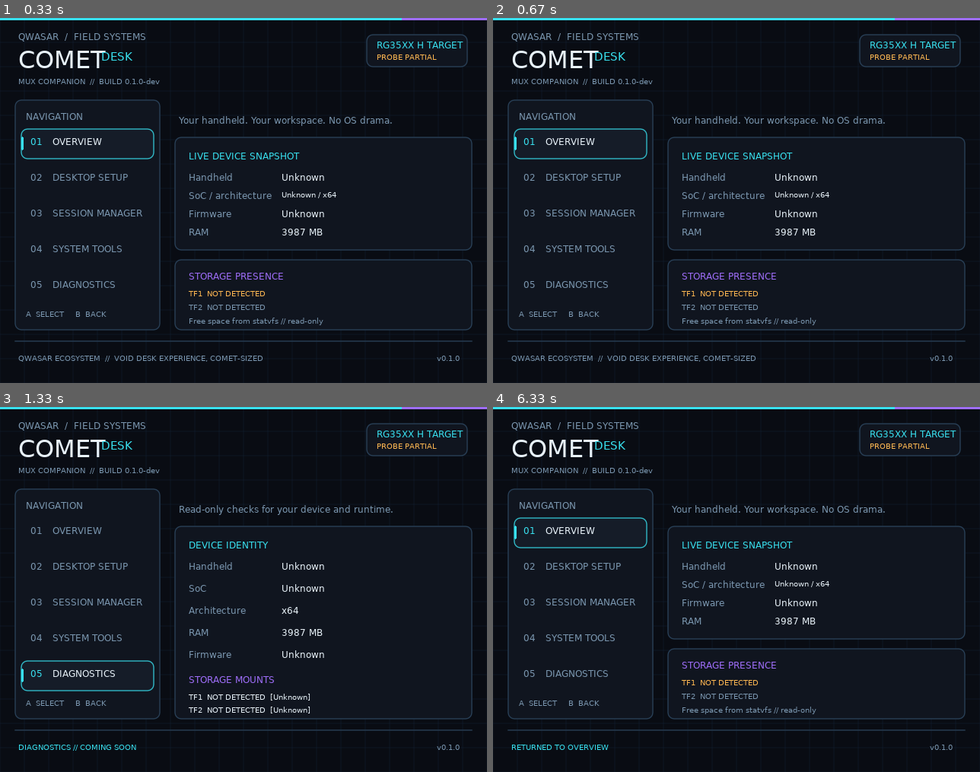
Above: before the commit, frames 1-4 (two rows, left to right).
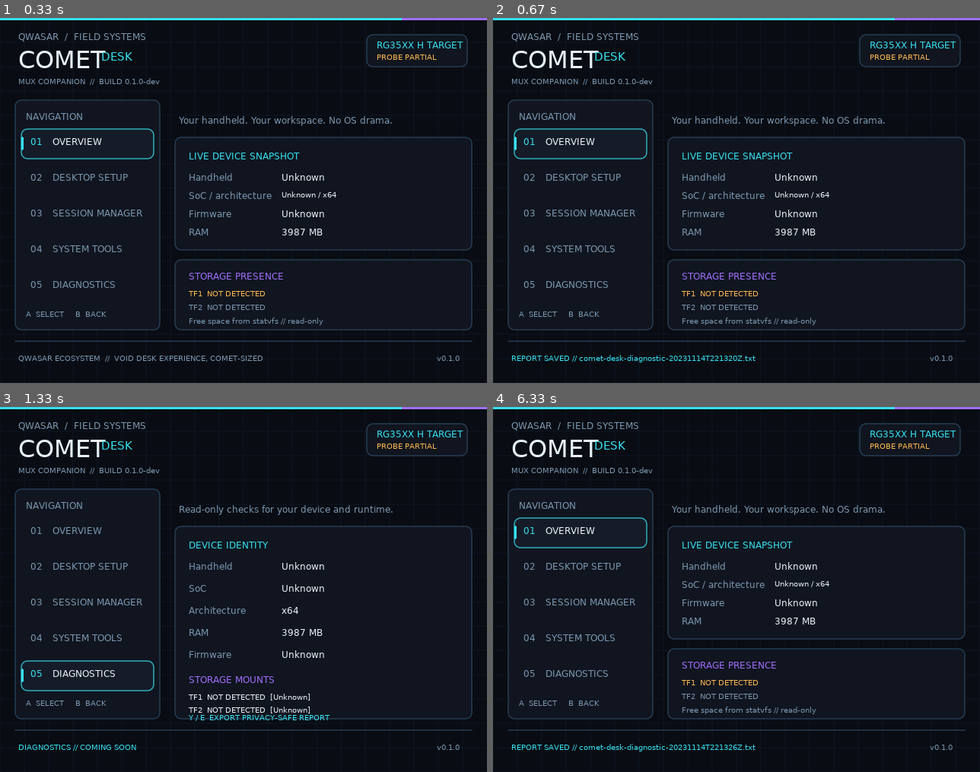
Above: after the commit, the same moments.

Repository: SilverCrow2323/comet-desk
Game: LÖVE game, started from love/main.lua
Two runs of this game, one before a commit and one after it. Both use one fixed random seed, a clock stepped at 60 frames per second and the inputs below.
Inputs:
- Up to frame 1 (0.33 s): no input
- Up to frame 2 (0.67 s): tap Y at 0.33 s
- Up to frame 3 (1.33 s): hold Up 0.67-1.13 s; tap Enter at 1.17 s
- Up to frame 4 (6.33 s): hold Down 1.5-1.8 s; tap X at 1.57, 2.23, 2.97, 3.7, 4.37, 5.03 s; tap Space at 1.83, 3.3, 4.63 s; hold Up 2.17-2.53 s; tap Enter at 2.57, 3.97 s; hold Down 2.9-3.27 s; hold Up 3.63-3.93 s; hold Down 4.3-4.6 s; hold Up 4.97-5.33 s; tap E at 6.1 s

Frame 1 is identical in both runs. In frame 2, 0.5% of the frame differs, in the area x 3-54%, y 92-95%; in frame 3, 0.2%; in frame 4, 0.4%.

Commit message:
Add controller-triggered diagnostics export

Diff:
--- a/love/main.lua
+++ b/love/main.lua
@@ -17,6 +17,7 @@
 local noticeTimer = 0
 local fonts = {}
 local probe = nil
+local diagnosticReport = nil
 local device = { handheld = "Unknown", soc = "Unknown", architecture = "Unknown", firmware = "Unknown", storage = {} }
 local probeTimer = 0
 local colors = {
@@ -164,6 +165,7 @@
     local tf2 = device.storage and device.storage.tf2 or {}
     text(storageLine("TF1", tf1) .. "  [" .. short(tf1.filesystem, 8) .. "]", 248, 375, fonts.tiny, colors.white)
     text(storageLine("TF2", tf2) .. "  [" .. short(tf2.filesystem, 8) .. "]", 248, 392, fonts.tiny, colors.white)
+    text("Y / E  EXPORT PRIVACY-SAFE REPORT", 248, 402, fonts.tiny, colors.cyan)
 end
 
 local function drawModule()
@@ -197,6 +199,8 @@
     love.graphics.setBackgroundColor(colors.bg[1], colors.bg[2], colors.bg[3], 1)
     local ok, module = pcall(require, "device_probe")
     if ok then probe = module end
+    local reportOK, reportModule = pcall(require, "diagnostics_report")
+    if reportOK then diagnosticReport = reportModule end
     if probe then
         local success, snapshot = pcall(probe.read)
         if success and snapshot then device = snapshot end
@@ -229,6 +233,30 @@
     love.graphics.pop()
 end
 
+local function exportDiagnostics()
+    if not diagnosticReport then
+        setNotice("REPORT MODULE UNAVAILABLE")
+        return
+    end
+    local destination = os.getenv("COMET_DESK_APP_DIR")
+    if destination and destination ~= "" then
+        destination = destination .. "/data"
+    else
+        local created = love.filesystem.createDirectory("diagnostics")
+        if not created then
+            setNotice("REPORT DIRECTORY UNAVAILABLE")
+            return
+        end
+        destination = love.filesystem.getSaveDirectory() .. "/diagnostics"
+    end
+    local path, err = diagnosticReport.write(device, destination)
+    if path then
+        setNotice("REPORT SAVED // " .. path:match("([^/]+)$"))
+    else
+        setNotice("REPORT FAILED // " .. short(err, 42))
+    end
+end
+
 local function activate()
     activePage = selected
     if activePage == 1 then
@@ -245,6 +273,8 @@
         selected = (selected % #pages) + 1
     elseif key == "return" or key == "space" or key == "z" then
         activate()
+    elseif key == "e" or key == "y" then
+        exportDiagnostics()
     elseif key == "escape" or key == "x" or key == "backspace" then
         activePage = 1
         selected = 1
@@ -259,6 +289,8 @@
         love.keypressed("down")
     elseif button == "a" or button == "start" then
         activate()
+    elseif button == "y" then
+        exportDiagnostics()
     elseif button == "b" or button == "back" then
         love.keypressed("escape")
     end
